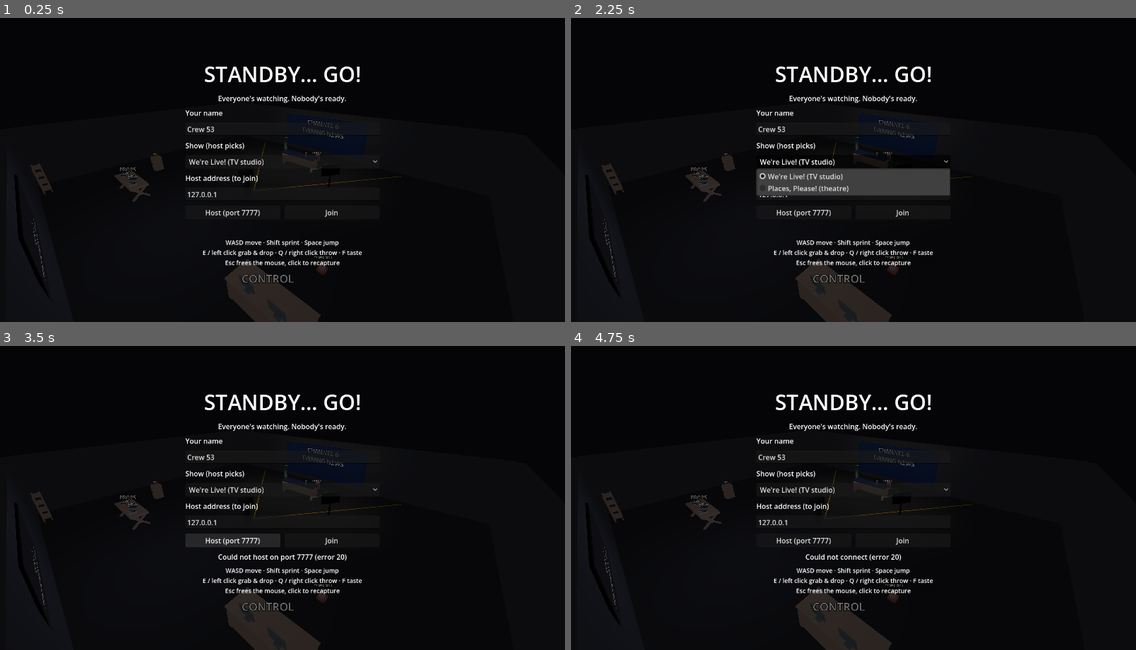
Above: before the commit, frames 1-4 (two rows, left to right).
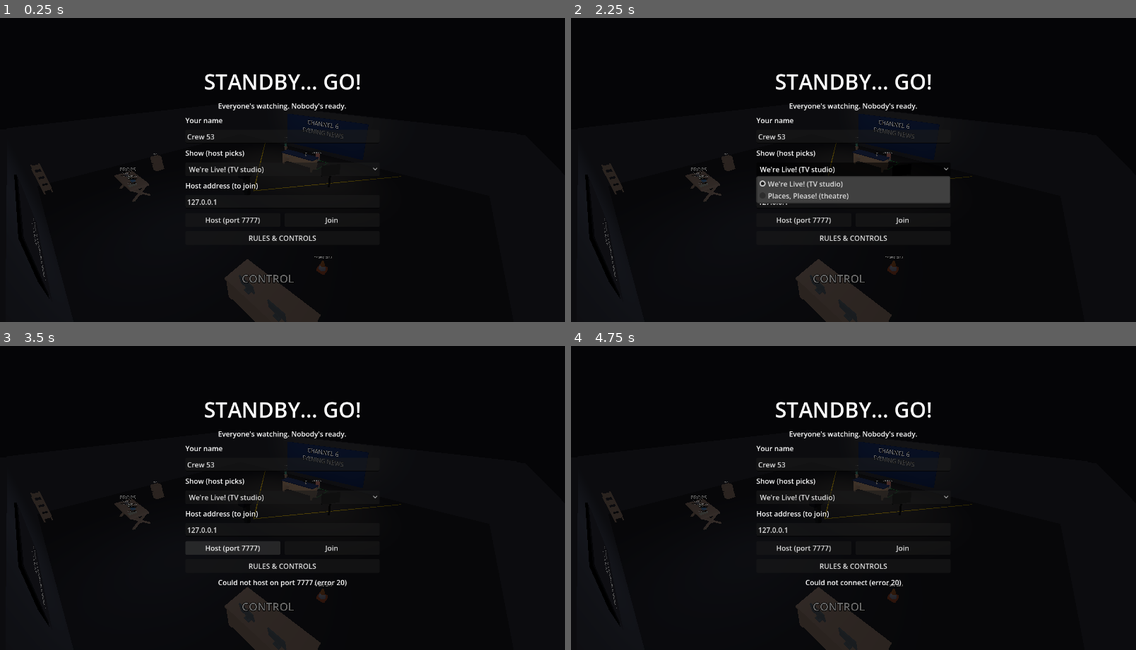
Above: after the commit, the same moments.

Repository: Mild-Solvent/vibes-game
Game: Godot game, scene res://scenes/main.tscn
Two runs of this game, one before a commit and one after it. Both use one fixed random seed, a clock stepped at 60 frames per second and the inputs below.
Inputs (mouse positions are in pixels of both pictures, inside the frame that each line leads up to):
- Up to frame 1 (0.25 s): no input
- Up to frame 2 (2.25 s): click (853, 236) at 0.5 s, where only the run after the commit has a clickable "RULES & CONTROLS"; click (853, 285) at 1.25 s, where only the run after the commit has a clickable "Back"; click "We're Live! (TV studio)" at 2 s
- Up to frame 3 (3.5 s): click "Host (port 7777)" at 2.75 s
- Up to frame 4 (4.75 s): click "Join" at 3.5 s; move the mouse to (977, 476) at 4.27 s; hold D (move_right) from 4.28 s (still down); hold E (grab) from 4.28 s (still down); click (977, 476) at 4.42 s; tap Shift (sprint) at 4.55 s

The runs differ from the first frame. In frame 1, 3.4% of the frame differs, in the area x 32-67%, y 15-82%; in frame 2, 5.2%, in the area x 32-68%, y 15-82%; in frame 3, 4.3%; in frame 4, 3.7%.

Commit message:
TV: RULES screen in the main menu, drop the mushroom taste controls
Each level provides rules_text(); the menu's RULES & CONTROLS button opens a
tabbed panel (General + one tab per show). HUD gains set_prompt / set_help /
show_toast for upcoming interactions; the trip shader and F taste are gone.

Co-Authored-By: Claude Opus 5.5 (1M context) <noreply@anthropic.com>

Diff:
--- a/godot/TV/scripts/hud.gd
+++ b/godot/TV/scripts/hud.gd
@@ -4,22 +4,19 @@
 signal host_pressed(player_name: String, mode: int)
 signal join_pressed(player_name: String, address: String)
 
-const TRIP_SECONDS := 25.0
-const TRIP_SHADER := """
-shader_type canvas_item;
-uniform sampler2D screen_tex : hint_screen_texture;
-uniform float strength = 0.0;
-void fragment() {
-	vec2 uv = SCREEN_UV;
-	uv.x += sin(uv.y * 14.0 + TIME * 2.3) * 0.012 * strength;
-	uv.y += cos(uv.x * 11.0 + TIME * 1.7) * 0.012 * strength;
-	vec3 c = texture(screen_tex, uv).rgb;
-	vec3 ghost = texture(screen_tex, uv + vec2(sin(TIME) * 0.02, cos(TIME * 0.7) * 0.02) * strength).rgb;
-	float t = sin(TIME * 0.9) * 0.5 + 0.5;
-	vec3 hue = mix(c.gbr, c.brg, t);
-	COLOR = vec4(mix(c, mix(hue, ghost, 0.35), strength), 1.0);
-}
-"""
+const GENERAL_RULES := """[b]STANDBY... GO![/b]   Everyone's watching. Nobody's ready.
+
+You are the crew of a live show. Every round goes [b]PREP[/b] (get in position) -> [b]LIVE[/b] (the show
+runs and the meter moves) -> [b]WRAP[/b] (final score), then the next round starts.
+The host picks the show in the menu; everyone else joins the host's IP.
+
+[b]CONTROLS (every show)[/b]
+ - WASD / arrows: walk.  Shift: sprint.  Space: jump.  Mouse: look.
+ - E: use the thing you look at (sit at a desk, take a camera) or grab / drop a prop.
+ - Left click: grab / drop.  Q or right click: throw what you hold.
+ - Esc: leave a seat, or free the mouse (click the game to recapture it).
+
+Each show has its own tab with the roles, the goal and its extra controls."""
 
 var _menu: Control
 var _game: Control
@@ -33,8 +30,11 @@
 var _event_label: Label
 var _guide: Label
 var _toast: Label
-var _trip_rect: ColorRect
-var _trip_left := 0.0
+var _prompt: Label
+var _help: Label
+var _rules_panel: Control
+var _menu_center: Control
+var _rules_tabs: TabContainer
 var _toast_left := 0.0
 
 
@@ -46,20 +46,23 @@
 
 
 func _process(delta: float) -> void:
-	if _trip_left > 0.0:
-		_trip_left -= delta
-		var strength := clampf(_trip_left / 4.0, 0.0, 1.0)  # fades out over the last 4 s
-		_trip_rect.visible = _trip_left > 0.0
-		(_trip_rect.material as ShaderMaterial).set_shader_parameter("strength", strength)
 	if _toast_left > 0.0:
 		_toast_left -= delta
 		_toast.visible = _toast_left > 0.0
 
 
-func set_levels(titles: Array) -> void:
+## `titles` and `rules` are parallel arrays, one entry per level (show).
+func set_levels(titles: Array, rules: Array = []) -> void:
 	_mode_select.clear()
 	for t in titles:
 		_mode_select.add_item(t)
+	for child in _rules_tabs.get_children():
+		if child.name != "General":
+			child.queue_free()
+	for i in rules.size():
+		var page := _rules_page(rules[i])
+		page.name = str(titles[i]).get_slice(" (", 0)
+		_rules_tabs.add_child(page)
 
 
 func show_menu() -> void:
@@ -101,19 +104,25 @@
 	_guide.text = guide
 
 
-## Called through the "hud" group when this player tasted a mushroom.
-func on_tasted(edible: bool, mushroom_name: String) -> void:
-	if edible:
-		_show_toast("Mmm. %s. Tasty, and you're fine." % mushroom_name)
-	else:
-		_show_toast("That was a %s..." % mushroom_name)
-		_trip_left = TRIP_SECONDS
-
-
-func _show_toast(text: String) -> void:
+## What pressing E would do right now (empty hides it). Set every frame by the local player.
+func set_prompt(text: String) -> void:
+	_prompt.text = text
+
+
+## Bottom-left key help; levels and seats change it.
+func set_help(text: String) -> void:
+	_help.text = text
+
+
+func show_toast(text: String, seconds := 4.0) -> void:
 	_toast.text = text
 	_toast.visible = true
-	_toast_left = 4.0
+	_toast_left = seconds
+
+
+func show_rules(open := true) -> void:
+	_rules_panel.visible = open
+	_menu_center.visible = not open
 
 
 func _build_menu() -> void:
@@ -129,6 +138,7 @@
 	var center := CenterContainer.new()
 	center.set_anchors_preset(Control.PRESET_FULL_RECT)
 	_menu.add_child(center)
+	_menu_center = center
 
 	var box := VBoxContainer.new()
 	box.custom_minimum_size = Vector2(440, 0)
@@ -167,12 +177,54 @@
 	join_button.pressed.connect(func(): join_pressed.emit(_name_edit.text, _address_edit.text.strip_edges()))
 	buttons.add_child(join_button)
 
+	var rules_button := Button.new()
+	rules_button.text = "RULES & CONTROLS"
+	rules_button.pressed.connect(show_rules)
+	box.add_child(rules_button)
+
 	_status = _label("", 16)
 	box.add_child(_status)
-	var controls := "WASD move · Shift sprint · Space jump\n"
-	controls += "E / left click grab & drop · Q / right click throw · F taste\n"
-	controls += "Esc frees the mouse, click to recapture"
-	box.add_child(_label(controls, 14))
+
+	_build_rules()
+
+
+## A full-screen panel with one tab of rules per show, opened from the menu.
+func _build_rules() -> void:
+	_rules_panel = PanelContainer.new()
+	_rules_panel.set_anchors_and_offsets_preset(Control.PRESET_FULL_RECT, Control.PRESET_MODE_MINSIZE, 40)
+	_rules_panel.visible = false
+	var style := StyleBoxFlat.new()
+	style.bg_color = Color(0.07, 0.08, 0.12, 0.97)
+	style.set_corner_radius_all(8)
+	style.set_content_margin_all(24)
+	_rules_panel.add_theme_stylebox_override("panel", style)
+	_menu.add_child(_rules_panel)
+	var box := VBoxContainer.new()
+	box.add_theme_constant_override("separation", 12)
+	_rules_panel.add_child(box)
+	box.add_child(_label("RULES", 32))
+	_rules_tabs = TabContainer.new()
+	_rules_tabs.size_flags_vertical = Control.SIZE_EXPAND_FILL
+	box.add_child(_rules_tabs)
+	var general := _rules_page(GENERAL_RULES)
+	general.name = "General"
+	_rules_tabs.add_child(general)
+	var close := Button.new()
+	close.text = "Back"
+	close.size_flags_horizontal = Control.SIZE_SHRINK_CENTER
+	close.custom_minimum_size = Vector2(200, 0)
+	close.pressed.connect(show_rules.bind(false))
+	box.add_child(close)
+
+
+func _rules_page(bbcode: String) -> RichTextLabel:
+	var text := RichTextLabel.new()
+	text.bbcode_enabled = true
+	text.text = bbcode
+	text.add_theme_font_size_override("normal_font_size", 17)
+	text.add_theme_font_size_override("bold_font_size", 18)
+	text.add_theme_constant_override("line_separation", 3)
+	return text
 
 
 func _build_game() -> void:
@@ -180,17 +232,6 @@
 	_game.set_anchors_preset(Control.PRESET_FULL_RECT)
 	_game.mouse_filter = Control.MOUSE_FILTER_IGNORE
 	add_child(_game)
-
-	_trip_rect = ColorRect.new()
-	_trip_rect.set_anchors_preset(Control.PRESET_FULL_RECT)
-	_trip_rect.mouse_filter = Control.MOUSE_FILTER_IGNORE
-	var shader := Shader.new()
-	shader.code = TRIP_SHADER
-	var mat := ShaderMaterial.new()
-	mat.shader = shader
-	_trip_rect.material = mat
-	_trip_rect.visible = false
-	_game.add_child(_trip_rect)
 
 	var top := VBoxContainer.new()
 	top.set_anchors_preset(Control.PRESET_FULL_RECT)
@@ -231,10 +272,19 @@
 	_game.add_child(crosshair_holder)
 	crosshair_holder.add_child(_label("+", 22))
 
-	var help := _label("E grab · Q throw · F taste · Esc mouse", 14, HORIZONTAL_ALIGNMENT_LEFT)
-	help.set_anchors_and_offsets_preset(Control.PRESET_BOTTOM_LEFT, Control.PRESET_MODE_MINSIZE, 12)
-	help.modulate = Color(1, 1, 1, 0.6)
-	_game.add_child(help)
+	_prompt = _label("", 18)
+	_prompt.set_anchors_preset(Control.PRESET_CENTER)
+	_prompt.grow_horizontal = Control.GROW_DIRECTION_BOTH
+	_prompt.position.y += 28
+	_prompt.modulate = Color(1, 1, 0.7)
+	_prompt.add_theme_constant_override("outline_size", 6)
+	_game.add_child(_prompt)
+
+	_help = _label("E use / grab · Q throw · Esc mouse", 14, HORIZONTAL_ALIGNMENT_LEFT)
+	_help.grow_vertical = Control.GROW_DIRECTION_BEGIN
+	_help.set_anchors_and_offsets_preset(Control.PRESET_BOTTOM_LEFT, Control.PRESET_MODE_MINSIZE, 12)
+	_help.modulate = Color(1, 1, 1, 0.6)
+	_game.add_child(_help)
 
 	_guide = _label("", 13, HORIZONTAL_ALIGNMENT_RIGHT)
 	_guide.grow_horizontal = Control.GROW_DIRECTION_BEGIN
--- a/godot/TV/scripts/levels/level.gd
+++ b/godot/TV/scripts/levels/level.gd
@@ -74,6 +74,11 @@
 
 
 func event_text(_event: int) -> String:
+	return ""
+
+
+## The show's tab in the menu's RULES screen (BBCode): roles, goal, show-specific controls.
+func rules_text() -> String:
 	return ""
 
 
--- a/godot/TV/scripts/levels/studio.gd
+++ b/godot/TV/scripts/levels/studio.gd
@@ -101,6 +101,20 @@
 	return "WRAP  -  final ratings %d%%" % int(score)
 
 
+func rules_text() -> String:
+	return """[b]WE'RE LIVE![/b]   Channel 6 Evening News. Three minutes, live, no second takes.
+
+[b]ROLES[/b]
+ - [b]Anchor[/b]: stands on the green tape behind the news desk and reads the news.
+ - [b]Crew[/b]: everyone else. Stay behind the yellow floor tape: that is the edge of the shot.
+
+[b]GOAL[/b]: keep the RATINGS up for the whole show.
+ - One anchor at the desk and nobody else in frame: ratings climb.
+ - Nobody at the desk: dead air. Crew walking into the shot: ratings drain.
+
+[b]CONTROLS[/b]: E / left click grab props (tapes, boxes, coffee), Q throws them."""
+
+
 func event_text(event: int) -> String:
 	match event:
 		Event.DEAD_AIR:
--- a/godot/TV/scripts/levels/theatre.gd
+++ b/godot/TV/scripts/levels/theatre.gd
@@ -194,6 +194,23 @@
 			var scene := sub / 2
 			return "CURTAIN UP  %s  -  %s" % [clock, SCENE_NAMES[mini(scene, SCENE_NAMES.size() - 1)]]
 	return "CURTAIN CALL  -  applause %d" % int(score)
+
+
+func rules_text() -> String:
+	return """[b]PLACES, PLEASE![/b]   Opening night. The audience can hear everything.
+
+[b]ROLES[/b]
+ - [b]Actor[/b]: stands alone on the yellow STAR in the middle of the stage while the lights are up.
+ - [b]Deck crew[/b]: everyone else. Hide in the wings (left and right of the red proscenium).
+   In each BLACKOUT, carry the TREE, CASTLE_WALL and THRONE onto their glowing marks.
+
+[b]GOAL[/b]: keep the APPLAUSE meter up through 3 scenes and 2 blackouts.
+ - Actor alone on the STAR in the light: applause rises.
+ - Empty STAR, or crew caught in the light (the stage between the wings): applause drops.
+ - When the lights come up after a blackout: +6 per set piece on its mark, -8 per piece off it.
+
+[b]CONTROLS[/b]: E / left click grab a set piece, walk it over, E to drop. Q throws (please don't).
+The monitors in the wings show what the audience sees."""
 
 
 func event_text(event: int) -> String:
--- a/godot/TV/scripts/main.gd
+++ b/godot/TV/scripts/main.gd
@@ -72,9 +72,11 @@
 	hud = HudScript.new()
 	add_child(hud)
 	var titles := []
+	var rules := []
 	for level in levels:
 		titles.append(level.title())
-	hud.set_levels(titles)
+		rules.append(level.rules_text())
+	hud.set_levels(titles, rules)
 
 	hud.host_pressed.connect(_on_host_pressed)
 	hud.join_pressed.connect(_on_join_pressed)
@@ -172,6 +174,8 @@
 			join_address = arg.trim_prefix("--join=")
 		elif arg.begins_with("--name="):
 			hud.set_player_name(arg.trim_prefix("--name="))
+		elif arg == "--rules":
+			hud.show_rules()
 		elif arg.begins_with("--show="):
 			hud.set_mode(clampi(arg.trim_prefix("--show=").to_int(), 0, levels.size() - 1))
 	if host:
--- a/godot/TV/scripts/net.gd
+++ b/godot/TV/scripts/net.gd
@@ -93,7 +93,6 @@
 	_bind_mouse("grab", MOUSE_BUTTON_LEFT)
 	_bind_keys("throw", [KEY_Q])
 	_bind_mouse("throw", MOUSE_BUTTON_RIGHT)
-	_bind_keys("taste", [KEY_F])
 
 
 func _ensure_action(action: String) -> void:
--- a/godot/TV/scripts/player.gd
+++ b/godot/TV/scripts/player.gd
@@ -105,10 +105,6 @@
 		head.rotation.x = clampf(head.rotation.x, deg_to_rad(-85), deg_to_rad(85))
 	elif event.is_action_pressed("grab"):
 		_toggle_grab()
-	elif event.is_action_pressed("taste"):
-		if is_instance_valid(_held) and _held.has_method("request_taste"):
-			_held.request_taste.rpc_id(1)
-			_held = null
 	elif event.is_action_pressed("throw"):
 		if is_instance_valid(_held):
 			_held.request_release.rpc_id(1, true)
